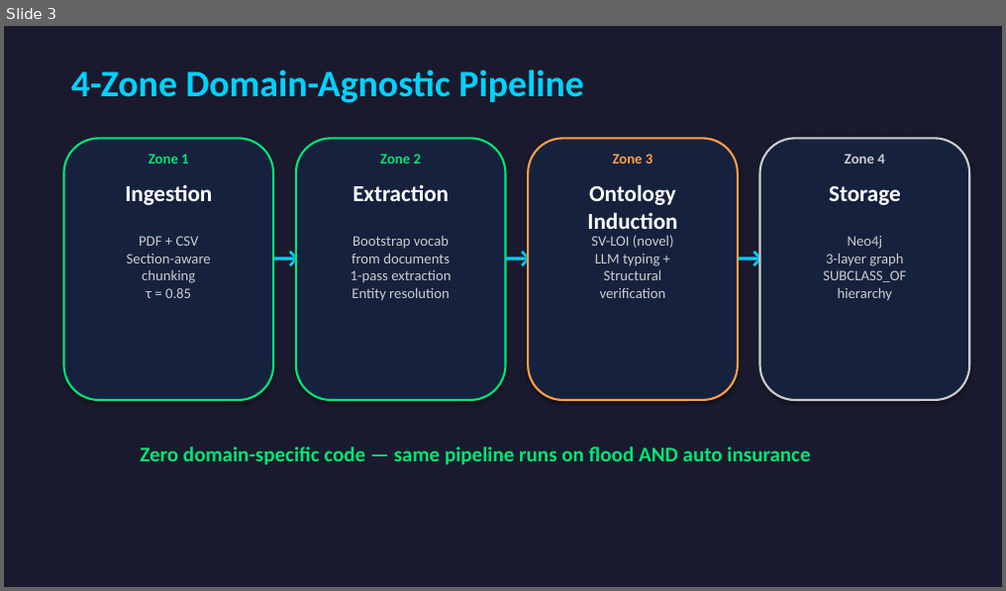
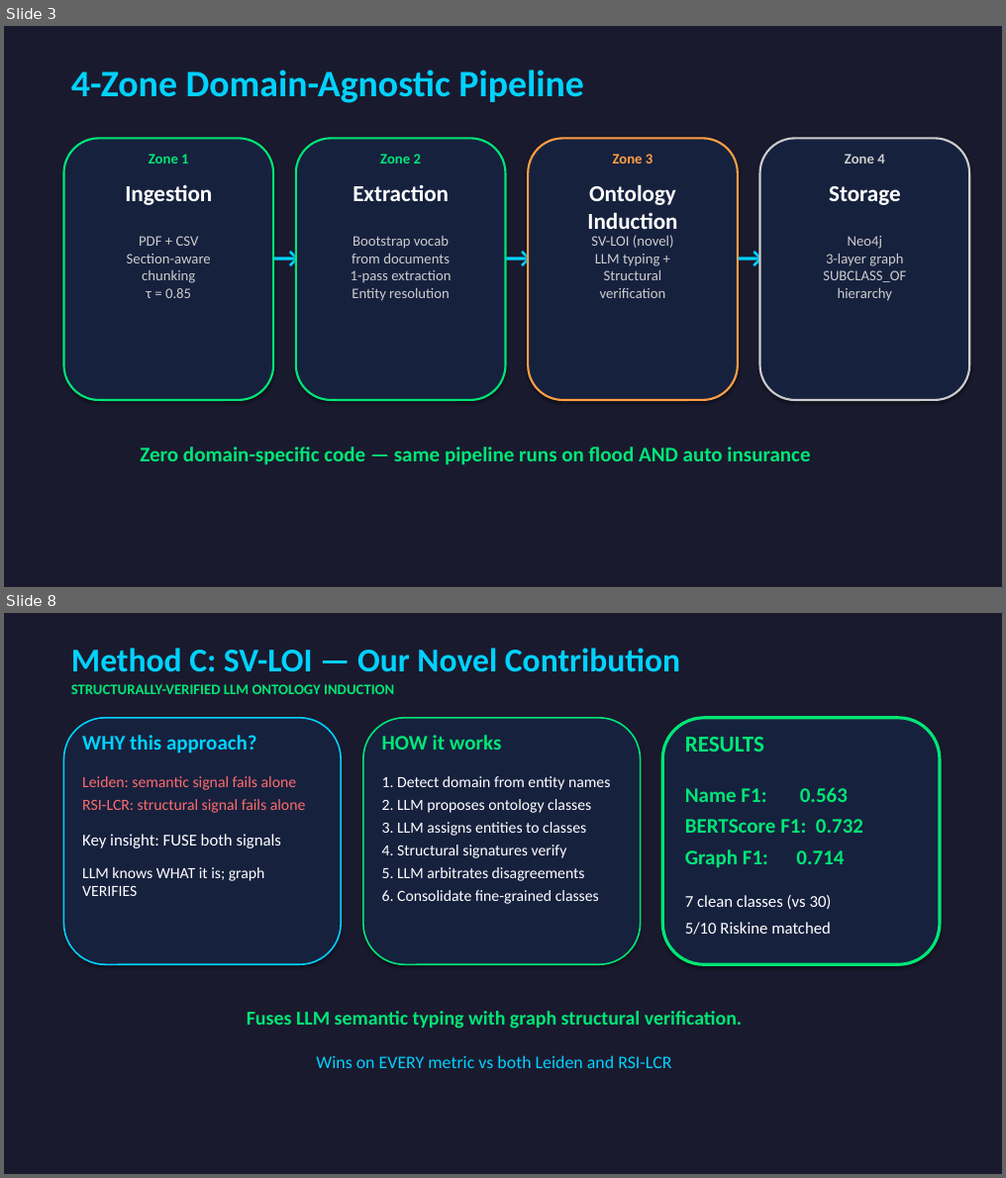
Before and after one commit to xiw-1202/Agentic-Data-Fusion-for-Insurance-Knowledge-Graphs, a slide deck: docs/CS584_Midterm_Presentation.pptx. Shown one above the other, each under a label of ours: slide 3 before the commit, slides 3 and 8 after it; the slides between them are not shown. The pictures are 1006x591 and 1006x1178 pixels, drawn with LibreOffice and Linux fonts; fonts in the diff are those of the drawing. Boxes give left, top, right and bottom in pixels: in the first picture for what was removed or moved away, otherwise in the second. Text is boxed around its words. In the diff, an @@ line names an element or a change of style, - is before the commit and + after.

Commit message:
docs: add method deep-dive slides (Why/Solved/Failed for each method)

```diff
--- a/docs/CS584_Midterm_Presentation.pptx
+++ b/docs/CS584_Midterm_Presentation.pptx
@@ slide 8 added at (4, 613, 1002, 1174), background #1A1A2E @@
@@ text added at (71, 648, 680, 672), 32 pt, text #00D2FF, bold @@
+Method C: SV-LOI — Our Novel Contribution
@@ text added at (71, 684, 394, 694), 14 pt, text #00E676, bold @@
+STRUCTURALLY-VERIFIED LLM ONTOLOGY INDUCTION
@@ rounded rectangle added at (63, 718, 341, 964), fill #16213E, outline #00D2FF 1.5 pt @@
@@ rounded rectangle added at (363, 718, 641, 964), fill #16213E, outline #00E676 1.5 pt @@
@@ rounded rectangle added at (662, 718, 940, 964), fill #16213E, outline #00E676 3 pt @@
@@ text added at (82, 735, 306, 896), 15 pt, text #FF6B6B @@
+WHY this approach?
+Leiden: semantic signal fails alone
+RSI-LCR: structural signal fails alone
+Key insight: FUSE both signals
+LLM knows WHAT it is; graph VERIFIES
@@ text added at (382, 735, 610, 904), 15 pt, text #FFFFFF @@
+HOW it works
+1. Detect domain from entity names
+2. LLM proposes ontology classes
+3. LLM assigns entities to classes
+4. Structural signatures verify
+5. LLM arbitrates disagreements
+6. Consolidate fine-grained classes
@@ text added at (685, 737, 863, 935), 20 pt, text #00E676, bold @@
+RESULTS
+Name F1: 0.563
+BERTScore F1: 0.732
+Graph F1: 0.714
+7 clean classes (vs 30)
+5/10 Riskine matched
@@ text added at (247, 1011, 742, 1029), 19 pt, text #00E676, bold @@
+Fuses LLM semantic typing with graph structural verification.
@@ text added at (316, 1056, 671, 1068), 17 pt, text #00D2FF @@
+Wins on EVERY metric vs both Leiden and RSI-LCR
```
Also in this commit, not shown: 8 slides changed, 2 other slides added.
